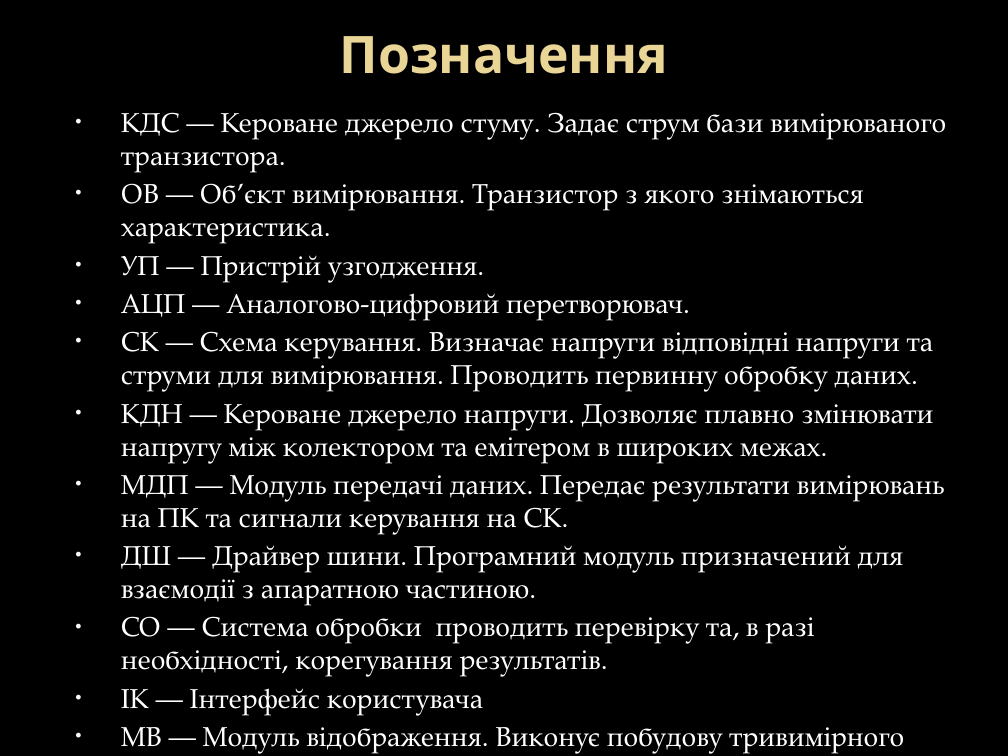
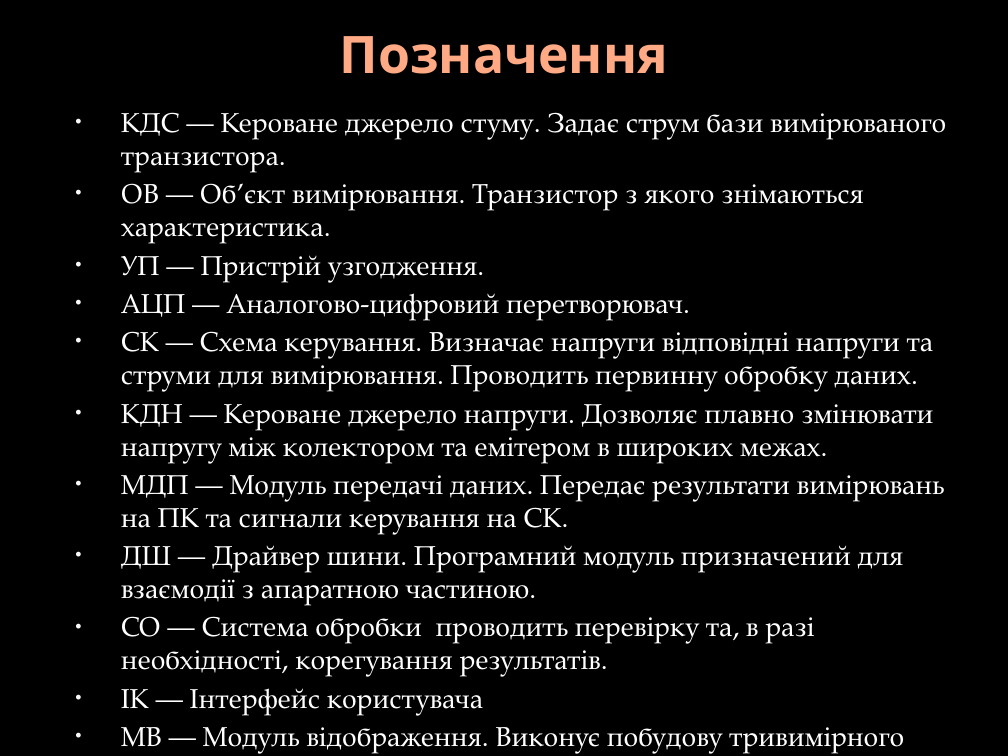
Before and after one commit to DoctorScrept/Temp, a slide deck: slide 8 of Report/DiplomReport.pptx. Drawn at 1008x756 pixels with LibreOffice and Linux fonts; fonts in the diff are those of the drawing; background and template pictures are left out. Boxes give left, top, right and bottom in pixels: in the first picture for what was removed or moved away, otherwise in the second. Text is boxed around its words. In the diff, an @@ line names an element or a change of style, - is before the commit and + after.

```diff
--- a/Report/DiplomReport.pptx
+++ b/Report/DiplomReport.pptx
@@ title "Позначення" at bbox=[340, 36, 668, 74]: text colour gradient #EAD696 to #E7D081 to gradient #FFAA86 to #FF9B6A @@
```
Also in this commit, not shown: 9 other slides changed, 9 slides added, 4 slides removed, 12 other files.
